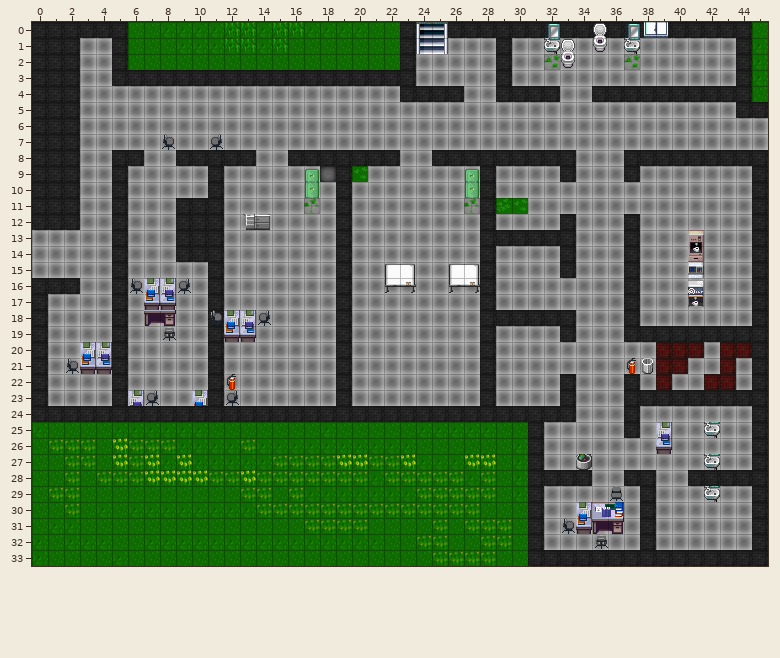
One commit to this Tiled map (JSON): maps/map-digitalhub.json. That is the earlier state.
Cells are 32x32 px. Shown: x 0..45, y 0..33.
After:
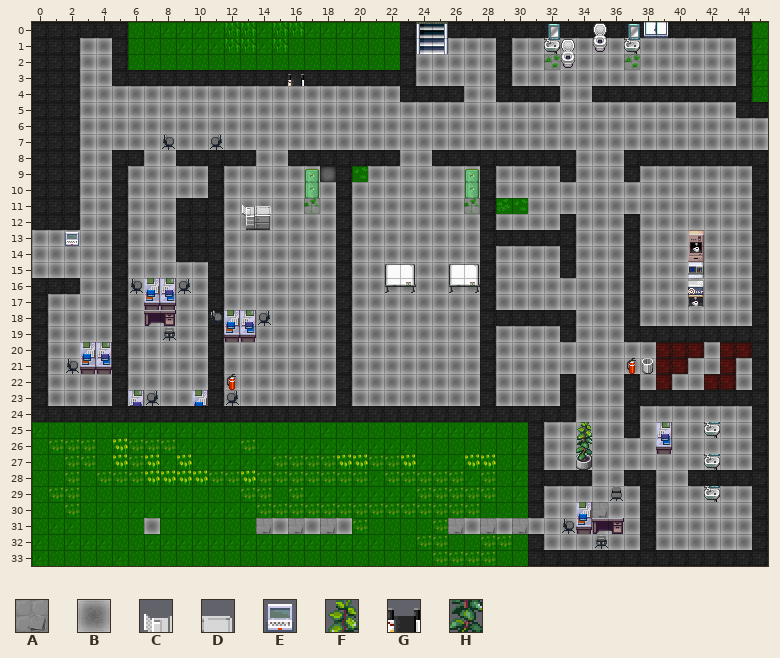
Key: from "floortileset": A 13, B 14; from "office_1": C 56, D 57, E 135, F 164, G 176, H 180.
_ is an empty cell.
Tiles of an added or newly shown layer are drawn over the layers below it.
The exact change:
Changed rows in their new state; . is an unchanged cell.
Layer "ordi" (now shown):
first column x 2:
13 E
first column x 7:
30 ............................AB
31 B......ABABAB......ABABAB.....
Layer "override" (now shown):
first column x 16:
 3 G
first column x 13:
11 CD
first column x 34:
25 F
26 H
